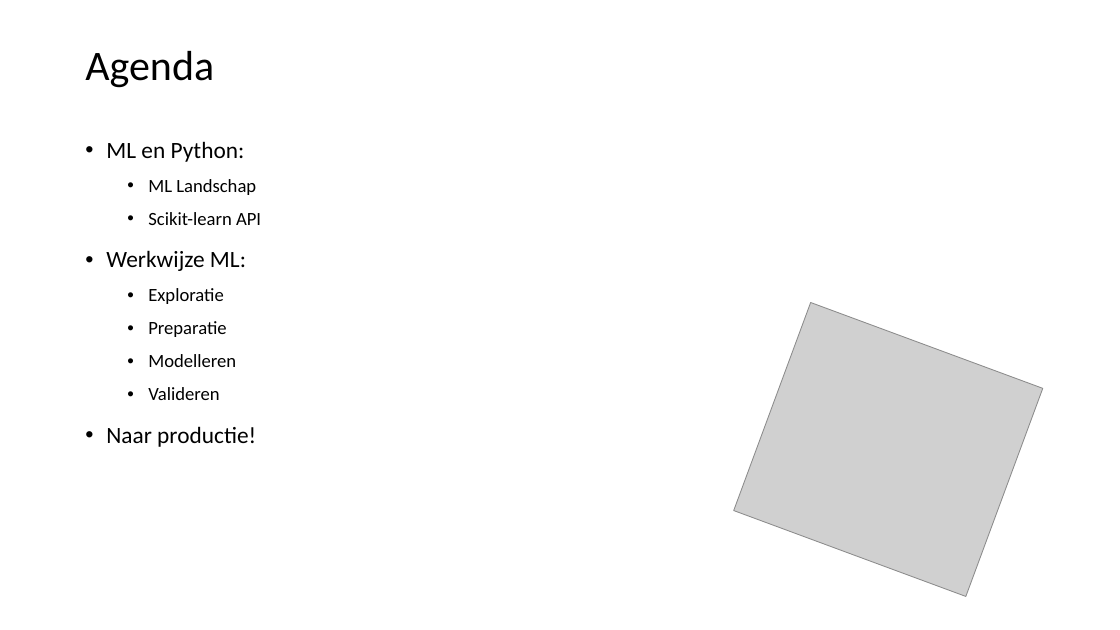
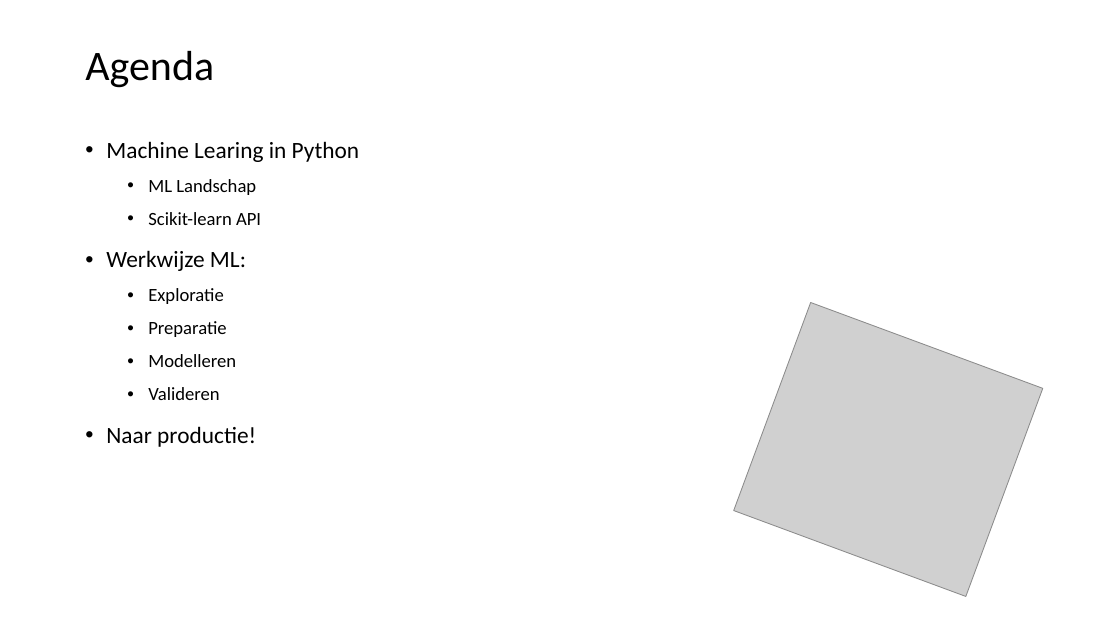
Before and after one commit to LFKoning/knowledge-sharing, a slide deck: slide 2 of python_course/4_scikit_learn/python_cursus_4.pptx. Drawn at 1120x630 pixels with LibreOffice and Linux fonts; fonts in the diff are those of the drawing; grey boxes stand for pictures. Boxes give left, top, right and bottom in pixels: in the first picture for what was removed or moved away, otherwise in the second. Text is boxed around its words. In the diff, an @@ line names an element or a change of style, - is before the commit and + after.

Commit message:
Update Python part 4, create git

```diff
--- a/python_course/4_scikit_learn/python_cursus_4.pptx
+++ b/python_course/4_scikit_learn/python_cursus_4.pptx
@@ text at <box>106,141,360,162</box>: text changed @@
-• ML en Python:
+• Machine Learing in Python
```
Also in this commit, not shown: 15 other slides changed, 5 slides added, 1 slide removed, 8 other files.
